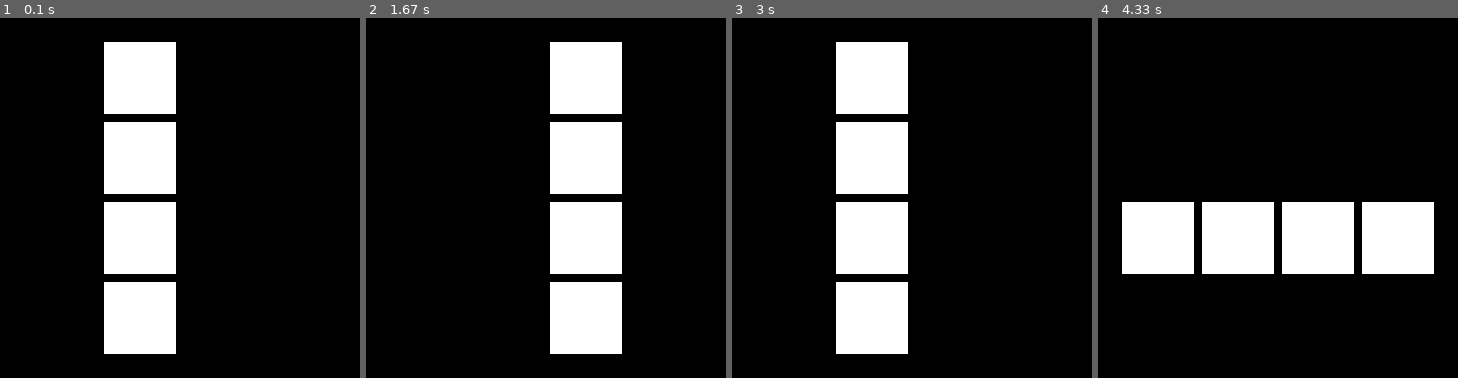
Above: before the commit, frames 1-4 (left to right).
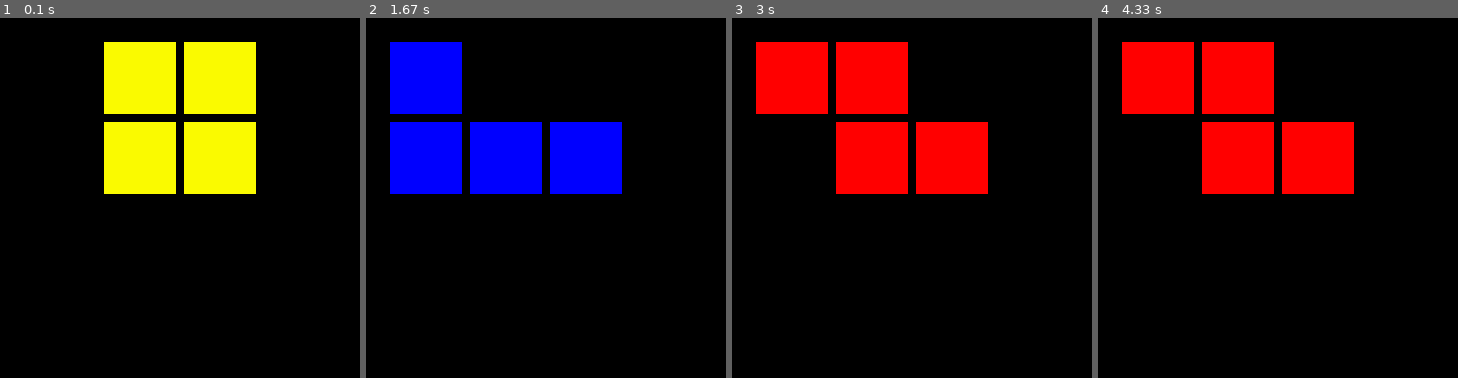
Above: after the commit, the same moments.

Repository: ernum/Tetris-In-Python
Game: pygame game, started from src/gameboard.py
The game is run twice, just before and just after one commit, with the same random seed, the same clock (stepped at 60 frames per second) and the same inputs.
Inputs:
- Up to frame 1 (0.1 s): no input
- Up to frame 2 (1.67 s): tap 7 at 0.33 s; tap 1 at 0.67 s; hold 5 1-1.47 s; hold Right 1-1.47 s; tap 4 at 1.15 s; hold 6 from 1.5 s (still down); hold Right from 1.5 s (still down); tap 2 at 1.65 s
- Up to frame 3 (3 s): release 6 at 1.97 s; release Right at 1.97 s; hold Right 2-2.47 s; tap 3 at 2.15 s; hold Right 2.5-2.97 s; tap 4 at 2.65 s
- Up to frame 4 (4.33 s): hold Left 3-3.53 s; tap 2 at 3.15 s; hold Left 3.57-3.97 s; tap 3 at 3.72 s; hold Right from 4 s (still down); tap 4 at 4.15 s

The runs differ from the first frame. In frame 1, 24% of the frame differs, in the area x 28-72%, y 6-94%; in frame 2, 28%; in frame 3, 24%; in frame 4, 32%, in the area x 6-94%, y 6-72%.

Commit message:
Demo funtionality (#20)
* add rotated shapes, gameboard demo

* Small visual change to the matrices in figures.py

* Shapes now rotate correctly, shapes have outlines

* Add colors to shapes

* Can now change shapes with the buttons 1-7 on your keyboard

Diff:
--- a/src/figure.py
+++ b/src/figure.py
@@ -10,8 +10,8 @@
         O, I, S, Z, L, J and T. Input that one of those as
         string args to generate them. """
 
-    O = [[[1, 1, 0, 0],
-          [1, 1, 0, 0],
+    O = [[[0, 1, 1, 0],
+          [0, 1, 1, 0],
           [0, 0, 0, 0],
           [0, 0, 0, 0]]]*4
 
--- a/src/gameboard.py
+++ b/src/gameboard.py
@@ -10,8 +10,8 @@
 clock = pg.time.Clock()
 
 shapes = ["O", "I", "S", "Z", "L", "J", "T"]
-currentShapeNumber = 1
-f = figure.Figure((255, 255, 255), shapes[currentShapeNumber], (250, 250), 20)
+currentShapeNumber = 0
+f = figure.Figure((250, 250, 0), shapes[currentShapeNumber], (250, 250), 20)
 
 while True:
     dis.fill(BG_COLOR)
@@ -29,9 +29,33 @@
                 f.rotateRight()
             elif event.key == pg.K_LEFT:
                 f.rotateLeft()
-            elif event.key == pg.K_SPACE:
-                currentShapeNumber = (currentShapeNumber + 1) % len(shapes)
+            elif event.key == pg.K_1:
+                currentShapeNumber = 0
                 f = figure.Figure(
-                    (255, 255, 255), shapes[currentShapeNumber], (250, 250), 20)
+                    (250, 250, 0), shapes[currentShapeNumber], (250, 250), 20)
+            elif event.key == pg.K_2:
+                currentShapeNumber = 1
+                f = figure.Figure(
+                    (20, 250, 250), shapes[currentShapeNumber], (250, 250), 20)
+            elif event.key == pg.K_3:
+                currentShapeNumber = 2
+                f = figure.Figure(
+                    (0, 255, 0), shapes[currentShapeNumber], (250, 250), 20)
+            elif event.key == pg.K_4:
+                currentShapeNumber = 3
+                f = figure.Figure(
+                    (255, 0, 0), shapes[currentShapeNumber], (250, 250), 20)
+            elif event.key == pg.K_5:
+                currentShapeNumber = 4
+                f = figure.Figure(
+                    (255, 150, 20), shapes[currentShapeNumber], (250, 250), 20)
+            elif event.key == pg.K_6:
+                currentShapeNumber = 5
+                f = figure.Figure(
+                    (0, 0, 255), shapes[currentShapeNumber], (250, 250), 20)
+            elif event.key == pg.K_7:
+                currentShapeNumber = 6
+                f = figure.Figure(
+                    (200, 20, 250), shapes[currentShapeNumber], (250, 250), 20)
 
     clock.tick(FPS)
